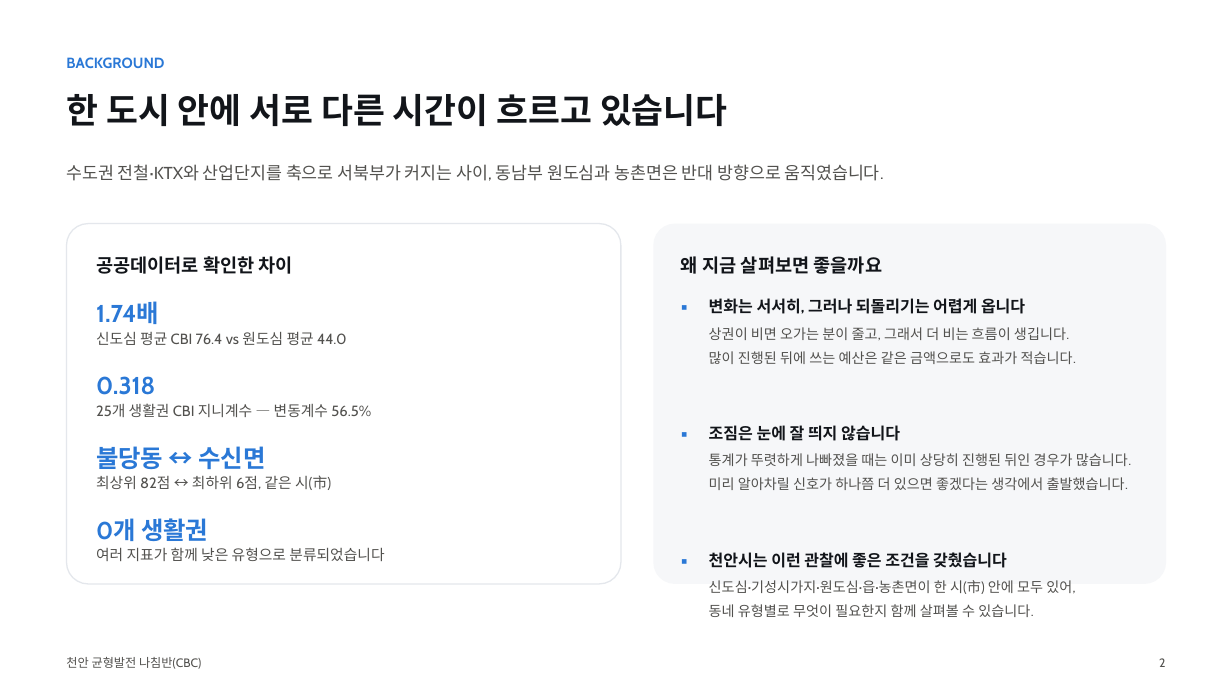
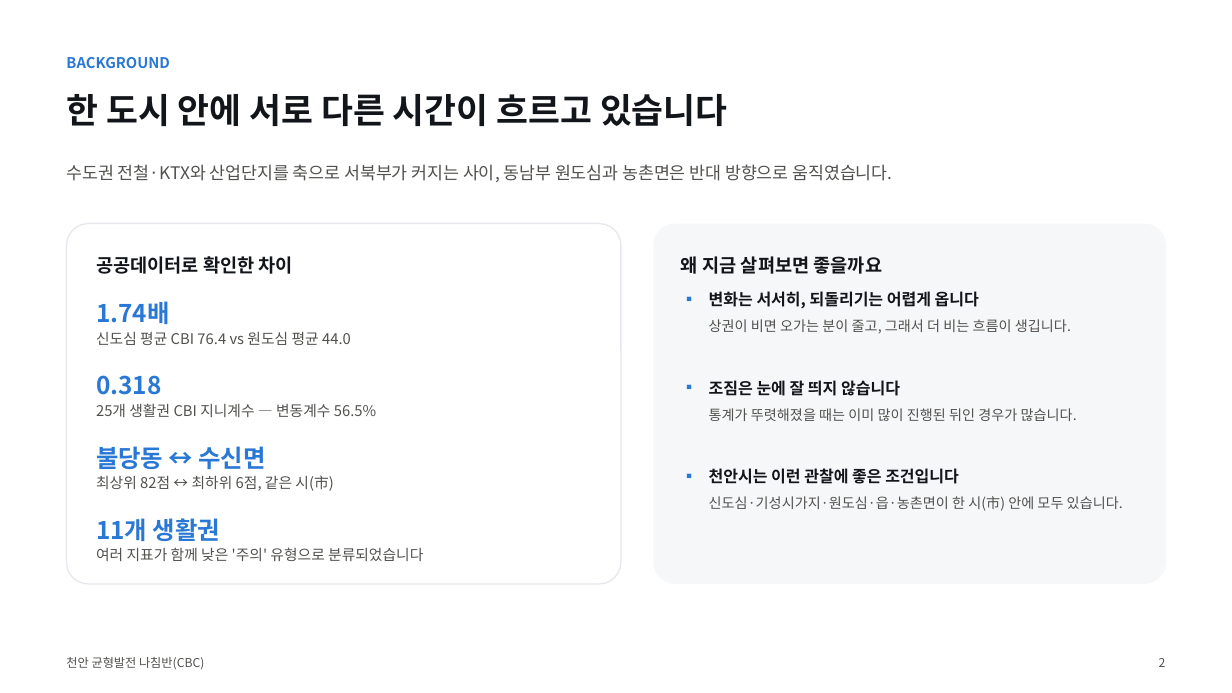
Before and after one commit to BioCode67/2026-AI-, a slide deck: slide 3 of deliverables/기획서_천안균형발전나침반_CBC.pptx. Drawn at 1232x693 pixels with LibreOffice and Linux fonts; fonts in the diff are those of the drawing. Boxes give left, top, right and bottom in pixels: in the first picture for what was removed or moved away, otherwise in the second. Text is boxed around its words. In the diff, an @@ line names an element or a change of style, - is before the commit and + after.

```diff
--- a/deliverables/기획서_천안균형발전나침반_CBC.pptx
+++ b/deliverables/기획서_천안균형발전나침반_CBC.pptx
@@ text "▪": place and size @@
-text "▪" at bbox=[681, 290, 704, 318]
+text "▪" at bbox=[681, 283, 704, 311]
@@ text at bbox=[709, 291, 979, 308]: text changed; font Cabin to Noto Sans CJK KR @@
-변화는 서서히, 그러나 되돌리기는 어렵게 옵니다
+변화는 서서히, 되돌리기는 어렵게 옵니다
@@ text "상권이 비면 오가는 분이 줄고, ...": place and size @@
-text "상권이 비면 오가는 분이 줄고, ..." at bbox=[709, 327, 1076, 364]
+text "상권이 비면 오가는 분이 줄고, ..." at bbox=[709, 319, 1071, 333]
@@ text at bbox=[709, 351, 1076, 364]: paragraph removed @@
-많이 진행된 뒤에 쓰는 예산은 같은 금액으로도 효과가 적습니다.
@@ text "▪": place and size @@
-text "▪" at bbox=[681, 417, 704, 445]
+text "▪" at bbox=[681, 372, 704, 399]
@@ text "조짐은 눈에 잘 띄지 않습니다": place and size @@
-text "조짐은 눈에 잘 띄지 않습니다" at bbox=[709, 425, 900, 441]
+text "조짐은 눈에 잘 띄지 않습니다" at bbox=[709, 380, 900, 396]
@@ text at bbox=[709, 408, 1077, 421]: text changed; font Cabin to Noto Sans CJK KR @@
-통계가 뚜렷하게 나빠졌을 때는 이미 상당히 진행된 뒤인 경우가 많습니다.
-미리 알아차릴 신호가 하나쯤 더 있으면 좋겠다는 생각에서 출발했습니다.
+통계가 뚜렷해졌을 때는 이미 많이 진행된 뒤인 경우가 많습니다.
@@ font Cabin to Noto Sans CJK KR in 13 elements at bbox=[66, 57, 170, 68], bbox=[66, 164, 893, 182], bbox=[96, 301, 169, 324], bbox=[96, 332, 351, 345], bbox=[96, 375, 161, 395], bbox=[96, 403, 376, 417], bbox=[96, 475, 333, 491], bbox=[66, 657, 204, 669], bbox=[709, 380, 900, 396], bbox=[681, 283, 704, 311], bbox=[681, 372, 704, 399], bbox=[709, 319, 1071, 333], bbox=[681, 460, 704, 488] @@
@@ text "▪": place and size @@
-text "▪" at bbox=[681, 543, 704, 571]
+text "▪" at bbox=[681, 460, 704, 488]
@@ text at bbox=[709, 468, 959, 484]: text changed; font Cabin to Noto Sans CJK KR @@
-천안시는 이런 관찰에 좋은 조건을 갖췄습니다
+천안시는 이런 관찰에 좋은 조건입니다
@@ text at bbox=[709, 496, 1123, 511]: text changed; font Cabin to Noto Sans CJK KR @@
-신도심·기성시가지·원도심·읍·농촌면이 한 시(市) 안에 모두 있어,
-동네 유형별로 무엇이 필요한지 함께 살펴볼 수 있습니다.
+신도심·기성시가지·원도심·읍·농촌면이 한 시(市) 안에 모두 있습니다.
@@ text at bbox=[96, 518, 220, 541]: text changed; font Cabin to Noto Sans CJK KR @@
-0개 생활권
+11개 생활권
@@ text at bbox=[96, 547, 423, 561]: text changed; font Cabin to Noto Sans CJK KR @@
-여러 지표가 함께 낮은 유형으로 분류되었습니다
+여러 지표가 함께 낮은 '주의' 유형으로 분류되었습니다
```
Also in this commit, not shown: 20 other slides changed, 8 other files.
